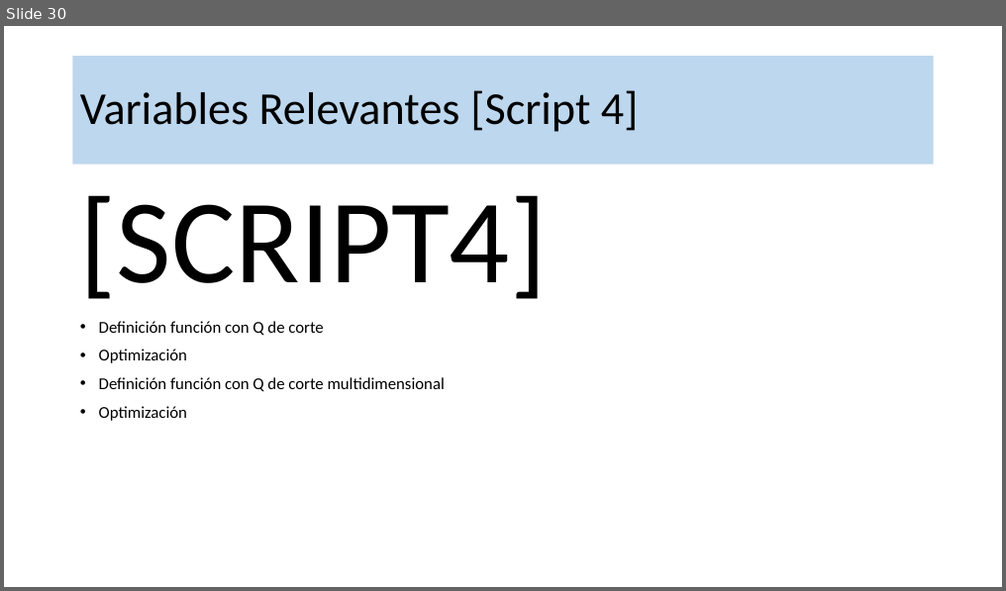
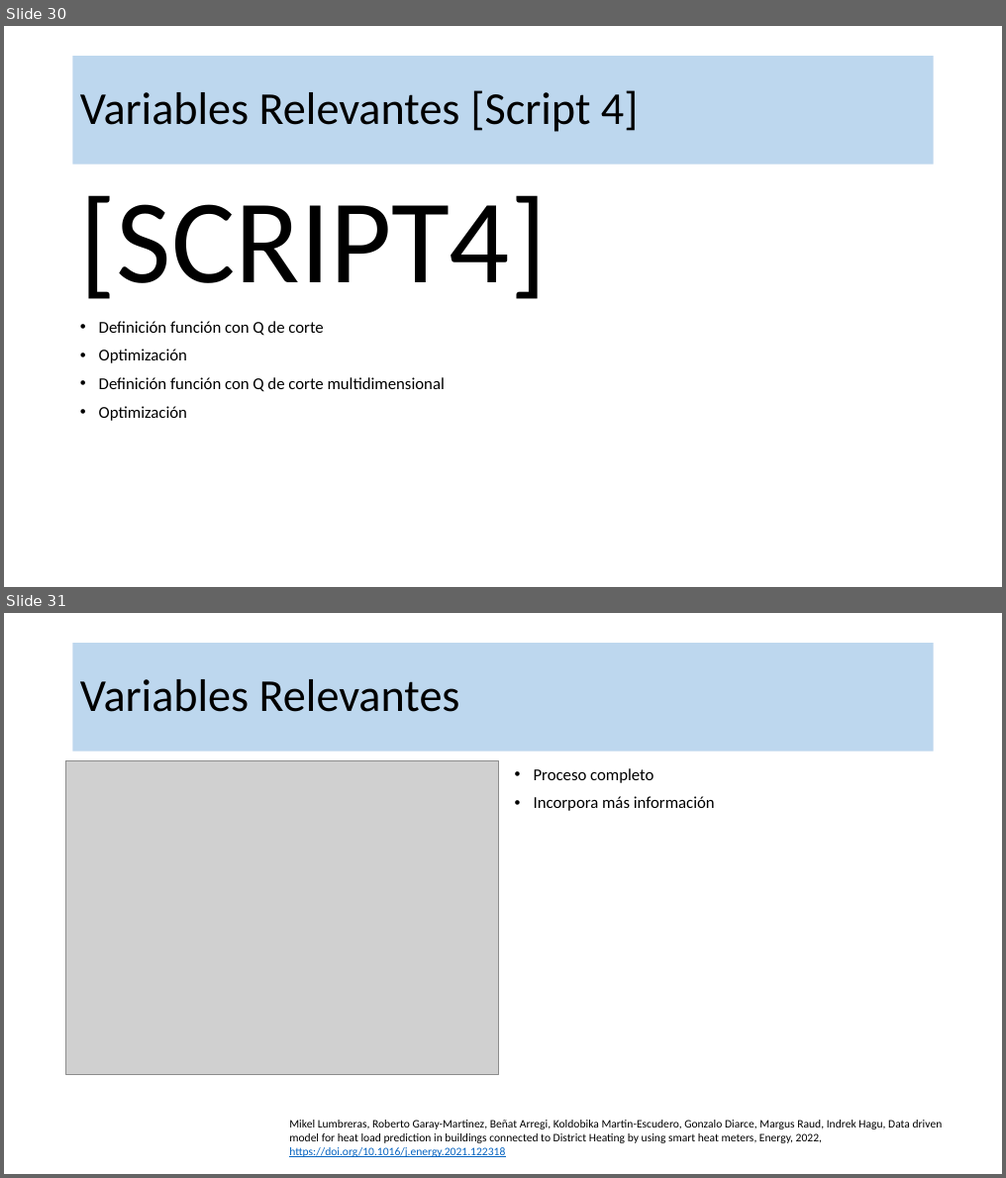
Before and after one commit to robgaray/EESIA_Consumo_Analisis_Datos_2021, a slide deck: 1_Presentaciones/Sesion_3_Practica.pptx. Shown one above the other, each under a label of ours: slide 30 before the commit, slides 30 and 31 after it. The pictures are 1006x591 and 1006x1178 pixels, drawn with LibreOffice and Linux fonts; fonts in the diff are those of the drawing; grey boxes stand for pictures; background and template pictures are left out. Boxes give left, top, right and bottom in pixels: in the first picture for what was removed or moved away, otherwise in the second. Text is boxed around its words. In the diff, an @@ line names an element or a change of style, - is before the commit and + after.

```diff
--- a/1_Presentaciones/Sesion_3_Practica.pptx
+++ b/1_Presentaciones/Sesion_3_Practica.pptx
@@ slide 31 added at bbox=[4, 613, 1002, 1174], background #FFFFFF @@
@@ title added at bbox=[73, 643, 934, 752], fill #BDD7EE, 44 pt, text #000000 @@
+Variables Relevantes
@@ picture added at bbox=[65, 761, 499, 1074] @@
@@ text added at bbox=[534, 768, 715, 811], 16 pt, text #000000 @@
+• Proceso completo
+• Incorpora más información
@@ text added at bbox=[289, 1120, 943, 1157], 11 pt, text #000000 @@
+Mikel Lumbreras, Roberto Garay-Martinez, Beñat Arregi, Koldobika Martin-Escudero, Gonzalo Diarce, Margus Raud, Indrek Hagu, Data driven model for heat load prediction in buildings connected to District Heating by using smart heat meters, Energy, 2022, https://doi.org/10.1016/j.energy.2021.122318
```
Also in this commit, not shown: 4 slides changed, 5 other slides added, 3 slides removed, 3 other files.
